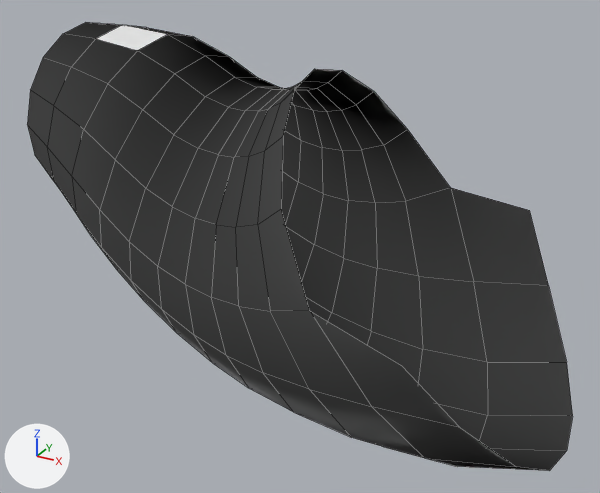
What one commit did to the FBX model maya/Stomach5.fbx.
Before and after are seen from a camera (50 mm lens) standing at (0.0512, -0.1582, -0.0077) and looking at (-0.0198, -0.0292, -0.0722). Arrows for +X, +Y and +Z are at lower left; the lights stay in place. Mesh edges are drawn as thin lines. Materials are left out; every surface is plain grey. Where no turn or scale is listed for an object, it has been applied to the vertices.

In view in the first picture: 'Stomach5'.
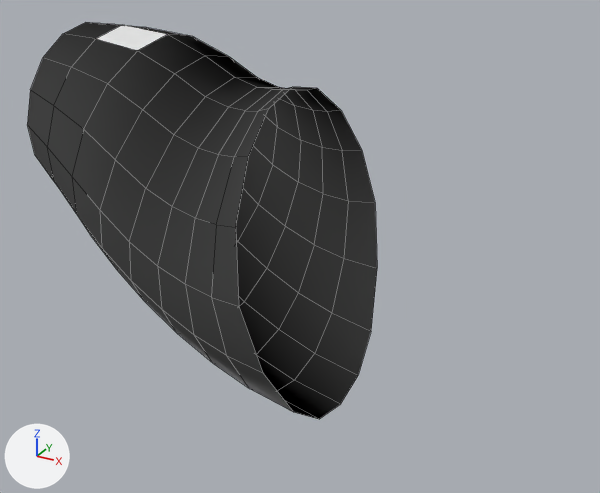
Where the newer file only moved an object's origin or applied its transform, the numbers keep the older frame.

Location of each change, [x1, y1, x2, y2] in pixels of the pictures (600 x 493 px):
'Stomach5', reshaped (36% narrower, 12% shorter)
    before: [27, 22, 573, 471]
    after: [27, 22, 377, 419]
part 1 of me_mesh, deleted (black)
    before: [236, 69, 573, 471]

The change, as a diff of the scene's bpy script:
```diff
--- a/maya/Stomach5.fbx.py
+++ b/maya/Stomach5.fbx.py
@@ me_mesh @@
 # used by ob_stomach5; location = (0.0, 0.0, -0.4587)
-me_mesh.from_pydata(...)  # 185 vertices, 168 faces; spans x -0.073..0.0342, y -0.0628..0.0065, z 0.3512..0.4252
+me_mesh.from_pydata(...)  # 144 vertices, 128 faces; spans x -0.073..-0.0109, y -0.0558..-0.0005, z 0.3526..0.4252
+# me_mesh part 1
+# 41 vertices are removed from x -0.0199..0.0342, y -0.0628..0.0065, z 0.3512..0.4208
+# 40 faces are deleted
```
